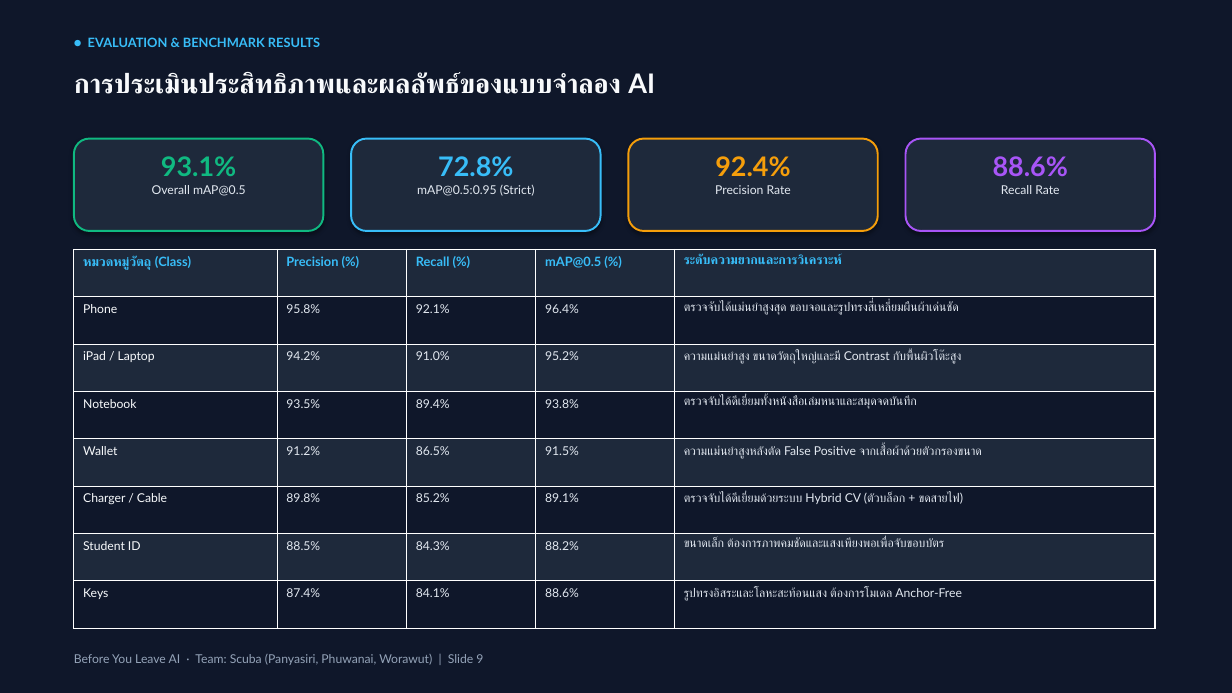
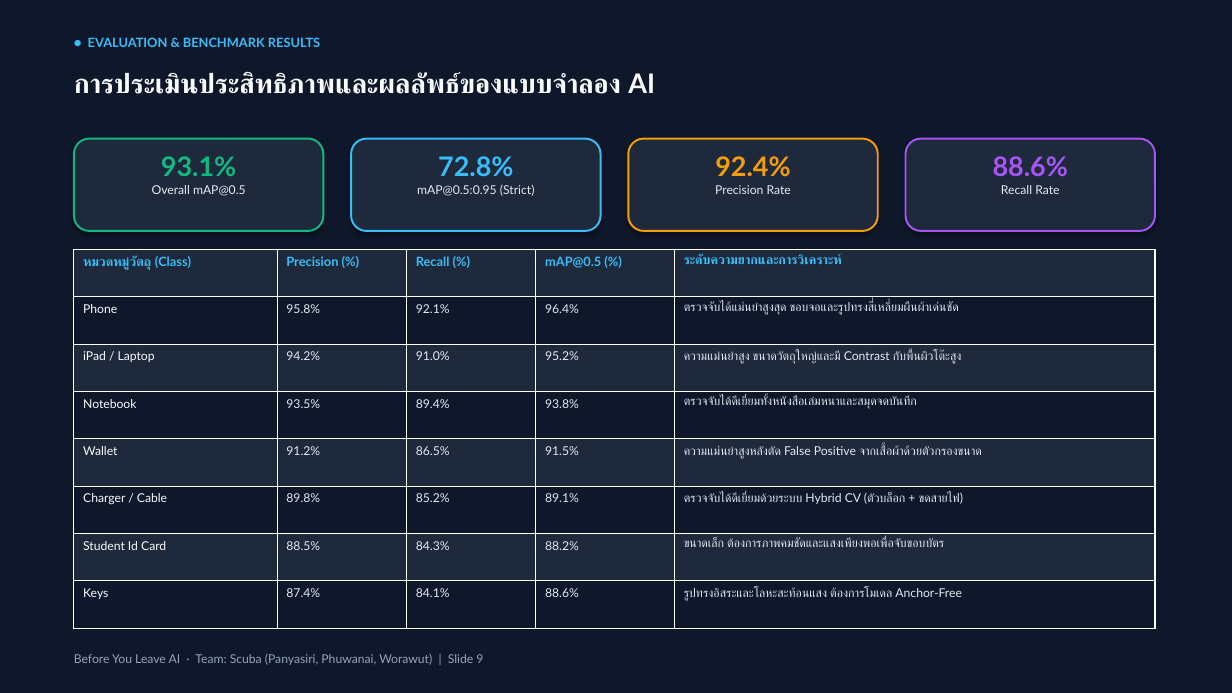
Before and after one commit to reidrizzle/before-you-leave-ai, a slide deck: slide 9 of Before_You_Leave_Presentation_TH.pptx. Drawn at 1232x693 pixels with LibreOffice and Linux fonts; fonts in the diff are those of the drawing. Boxes give left, top, right and bottom in pixels: in the first picture for what was removed or moved away, otherwise in the second. Text is boxed around its words. In the diff, an @@ line names an element or a change of style, - is before the commit and + after.

Commit message:
Update Student Id Card naming, card training dataset docs, and enhance Charger and Student Id Card detection

```diff
--- a/Before_You_Leave_Presentation_TH.pptx
+++ b/Before_You_Leave_Presentation_TH.pptx
@@ table at (74,250,1155,628) @@
-row 7, column 1: Student ID
+row 7, column 1: Student Id Card
```
Also in this commit, not shown: 2 other slides changed, 6 other files.
